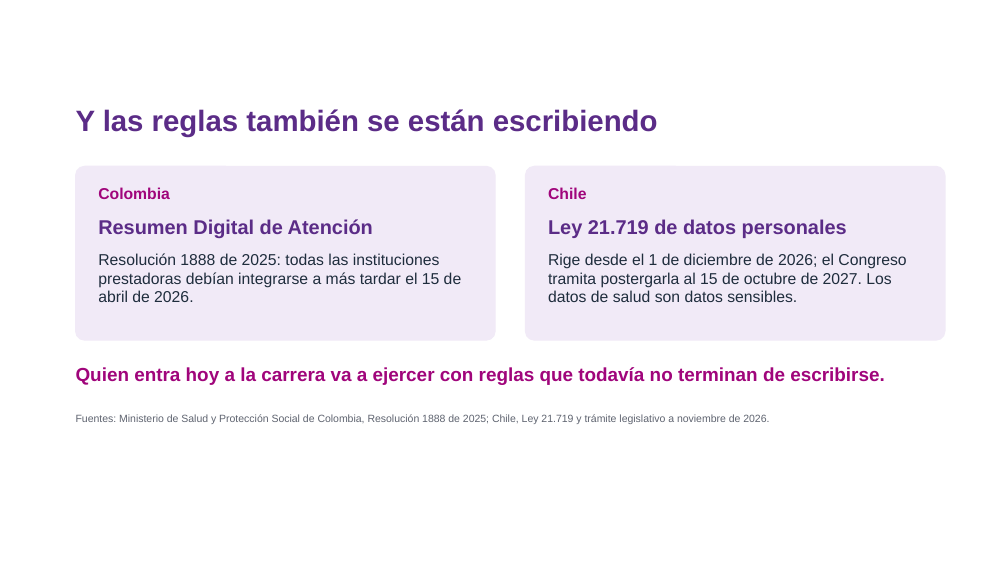
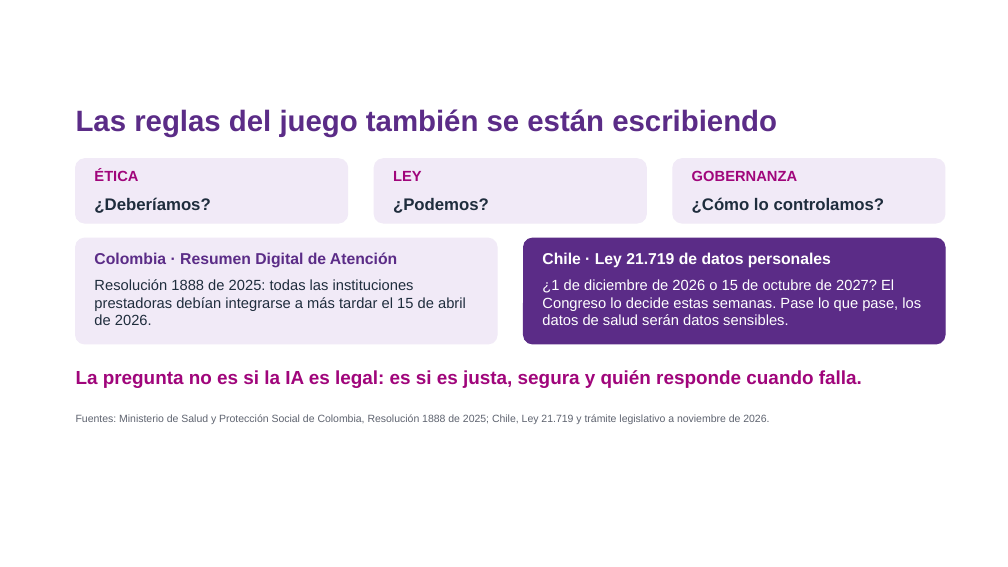
Before and after one commit to estefafro/CFSD, a slide deck: slide 10 of entregables/2026-11-11-webinar/presentacion-webinar.pptx (slide 8 before the commit). Drawn at 1008x567 pixels with LibreOffice and Linux fonts; fonts in the diff are those of the drawing; background and template pictures are left out. Boxes give left, top, right and bottom in pixels: in the first picture for what was removed or moved away, otherwise in the second. Text is boxed around its words. In the diff, an @@ line names an element or a change of style, - is before the commit and + after.

```diff
--- a/entregables/2026-11-11-webinar/presentacion-webinar.pptx
+++ b/entregables/2026-11-11-webinar/presentacion-webinar.pptx
@@ text at [76,109,777,137]: text changed @@
-Y las reglas también se están escribiendo
+Las reglas del juego también se están escribiendo
@@ rounded rectangle added at [76,159,348,223], fill #F1EAF7, outline #F1EAF7 1 pt @@
@@ text added at [94,169,138,181], 14 pt, text #A0057B, bold @@
+ÉTICA
@@ rounded rectangle added at [374,159,647,223], fill #F1EAF7, outline #F1EAF7 1 pt @@
@@ text added at [393,171,422,181], 14 pt, text #A0057B, bold @@
+LEY
@@ rounded rectangle added at [673,159,945,223], fill #F1EAF7, outline #F1EAF7 1 pt @@
@@ text added at [692,170,797,181], 14 pt, text #A0057B, bold @@
+GOBERNANZA
@@ text added at [94,197,210,213], 16 pt, text #1F2D3D, bold @@
+¿Deberíamos?
@@ text removed at [98,187,170,199] @@
-Colombia
@@ text added at [393,198,489,213], 16 pt, text #1F2D3D, bold @@
+¿Podemos?
@@ text removed at [548,187,586,199] @@
-Chile
@@ text added at [692,197,885,213], 16 pt, text #1F2D3D, bold @@
+¿Cómo lo controlamos?
@@ rounded rectangle: place and size @@
-rounded rectangle at [76,166,495,340]
+rounded rectangle at [76,238,498,344]
@@ rounded rectangle at [76,238,498,344]: proportions changed @@
@@ rounded rectangle: place and size @@
-rounded rectangle at [526,166,945,340]
+rounded rectangle at [523,238,945,344]
@@ rounded rectangle at [523,238,945,344]: fill #F1EAF7 to #5B2C87; outline #F1EAF7 1 pt to #5B2C87 1 pt; proportions changed @@
@@ text at [94,252,397,268]: text changed; size 19 to 15 pt @@
-Resumen Digital de Atención
+Colombia · Resumen Digital de Atención
@@ text at [542,252,831,268]: text changed; size 19 to 15 pt; text colour #5B2C87 to #FFFFFF @@
-Ley 21.719 de datos personales
+Chile · Ley 21.719 de datos personales
@@ text "Resolución 1888 de 2025: todas ...": place and size @@
-text "Resolución 1888 de 2025: todas ..." at [98,253,462,302]
+text "Resolución 1888 de 2025: todas ..." at [94,279,466,325]
@@ text "Resolución 1888 de 2025: todas ..." at [94,279,466,325]: size 15 to 14 pt @@
@@ text at [542,279,921,325]: text changed; size 15 to 14 pt; text colour #1F2D3D to #FFFFFF @@
-Rige desde el 1 de diciembre de 2026; el Congreso tramita postergarla al 15 de octubre de 2027. Los datos de salud son datos sensibles.
+¿1 de diciembre de 2026 o 15 de octubre de 2027? El Congreso lo decide estas semanas. Pase lo que pase, los datos de salud serán datos sensibles.
@@ text at [76,370,862,388]: text changed @@
-Quien entra hoy a la carrera va a ejercer con reglas que todavía no terminan de escribirse.
+La pregunta no es si la IA es legal: es si es justa, segura y quién responde cuando falla.
```
Also in this commit, not shown: 2 other slides changed, 4 slides added, 2 other files.
